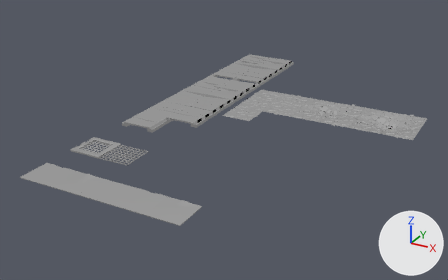
Before and after pictures for a commit that changed the FBX model Assets/Art/Models/Environment/Architecture/Floors.fbx.
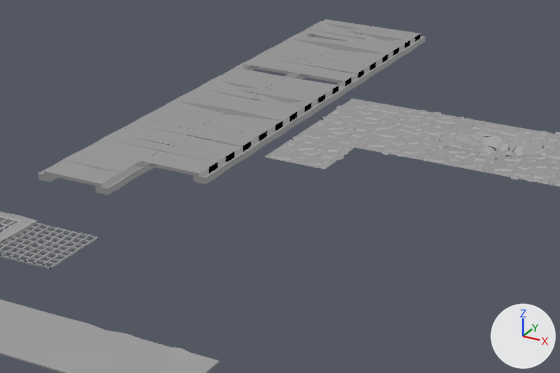
Each version is shown whole from a 50 mm camera at (-4.23, -10.23, 7.5) aimed at (-13.07, 5.85, -0.53), then close up on the part from 23% to 79% of the width and 16% to 76% of the height. Every picture has the same lights, and +X, +Y and +Z are marked at lower right. Where no turn or scale is listed for an object, it has been applied to the vertices.

The first close-up shows 'CarpetCornerDecorated', 'CarpetFlat', 'CarpetSideDecorated', 'FloorMetalGrating', 'FloorStone1x1', 'FloorStone2x2', 'FloorStone2x2Uneven1', 'FloorWood1x1', 'FloorWood2x2Broken1', 'FloorWood2x2Broken2', 'FloorWood2x2Normal', 'FloorWood2x2Worn'.
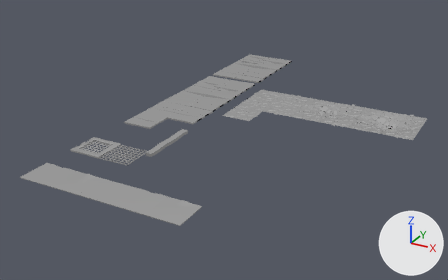
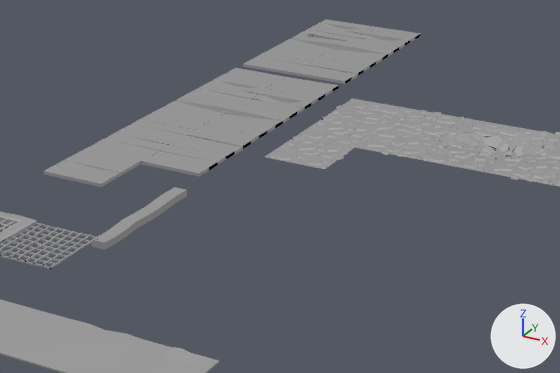
Pixel boxes [x1, y1, x2, y2] of what changed, in the close-ups (560 x 373 px):
'FloorWood2x2Normal', reshaped (11% shorter): before [80, 110, 273, 184]; after [85, 110, 267, 176]
'FloorWood2x2Worn', reshaped (6% narrower, 11% shorter): before [153, 76, 331, 140]; after [158, 76, 325, 133]
'FloorWood2x2Broken1', reshaped (12% shorter): before [217, 46, 381, 103]; after [221, 46, 376, 96]
'FloorWood2x2Broken2', reshaped (12% shorter): before [272, 19, 425, 70]; after [277, 19, 421, 64]
'FloorWood1x1', reshaped (11% narrower, 17% shorter): before [38, 149, 147, 195]; after [44, 149, 141, 187]
'FloorWoodSupport', added: after [92, 187, 187, 250]
part 1 of me_floorwood2x2normal_001, deleted: before [80, 112, 152, 151]
part 2 of me_floorwood2x2normal_001, deleted: before [193, 133, 273, 184]
part 3 of me_floorwood2x2worn_001, deleted: before [153, 77, 217, 112]
part 4 of me_floorwood2x2worn_001, deleted: before [267, 96, 331, 140]
part 5 of me_floorwood1x1_001, deleted: before [95, 164, 147, 195]
part 6 of me_floorwood1x1_001, deleted: before [38, 151, 80, 182]
part 7 of me_floorwood2x2broken1_001, deleted: before [217, 48, 272, 78]
part 8 of me_floorwood2x2broken1_001, deleted: before [325, 64, 381, 103]
part 9 of me_floorwood2x2broken1_001, deleted: before [284, 74, 339, 88]
part 10 of me_floorwood2x2broken2_001, deleted: before [272, 21, 322, 48]
part 11 of me_floorwood2x2broken2_001, deleted: before [377, 36, 425, 70]

The change, as a diff of the scene's bpy script:
```diff
--- a/Assets/Art/Models/Environment/Architecture/Floors.fbx.py
+++ b/Assets/Art/Models/Environment/Architecture/Floors.fbx.py
@@ me_floorwood2x2worn_001 @@
 me_floorwood2x2worn_001.from_pydata(...)  # 441 vertices, 370 faces; spans x -1.11..1.11, y -1.0..1.0, z -0.18..0.04
+# me_floorwood2x2worn_001 part 3: the loose piece of 36 vertices spanning x -1.11..-0.89, y -1.0..1.0, z -0.15..-0.05 is deleted
+# me_floorwood2x2worn_001 part 4: the loose piece of 36 vertices spanning x 0.89..1.11, y -1.0..1.0, z -0.15..-0.05 is deleted
 me_floorwood2x2worn_001.materials.append(mat_imphenziapixpal)
@@ me_floorwood1x1_001 @@
 me_floorwood1x1_001.from_pydata(...)  # 168 vertices, 140 faces; spans x -0.61..0.61, y -0.5..0.5, z -0.15..0.007
+# me_floorwood1x1_001 part 5: the loose piece of 20 vertices spanning x 0.39..0.61, y -0.5..0.5, z -0.15..-0.05 is deleted
+# me_floorwood1x1_001 part 6: the loose piece of 20 vertices spanning x -0.61..-0.39, y -0.5..0.5, z -0.15..-0.05 is deleted
 me_floorwood1x1_001.materials.append(mat_imphenziapixpal)
@@ me_floorwood2x2normal_001 @@
 me_floorwood2x2normal_001.from_pydata(...)  # 373 vertices, 302 faces; spans x -1.11..1.11, y -1.0..1.0, z -0.16..0.01
+# me_floorwood2x2normal_001 part 1: the loose piece of 36 vertices spanning x -1.11..-0.89, y -1.0..1.0, z -0.15..-0.05 is deleted
+# me_floorwood2x2normal_001 part 2: the loose piece of 36 vertices spanning x 0.89..1.11, y -1.0..1.0, z -0.15..-0.05 is deleted
 me_floorwood2x2normal_001.materials.append(mat_imphenziapixpal)
@@ me_floorwood2x2broken1_001 @@
-me_floorwood2x2broken1_001.from_pydata(...)  # 345 vertices, 280 faces; spans x -1.11..1.11, y -1.0..1.0, z -0.16..0.01
+me_floorwood2x2broken1_001.from_pydata(...)  # 228 vertices, 170 faces; spans x -1.0..1.01, y -1.0..1.0, z -0.07..0.01
+# me_floorwood2x2broken1_001 part 7: the loose piece of 36 vertices spanning x -1.11..-0.89, y -1.0..1.0, z -0.15..-0.05 is deleted
+# me_floorwood2x2broken1_001 part 8: the loose piece of 36 vertices spanning x 0.89..1.11, y -1.0..1.0, z -0.15..-0.05 is deleted
+# me_floorwood2x2broken1_001 part 9: 45 vertices removed from x -0.11..0.11, y -1.0..1.0, z -0.16..-0.05
 me_floorwood2x2broken1_001.materials.append(mat_imphenziapixpal)
@@ me_floorwood2x2broken2_001 @@
 me_floorwood2x2broken2_001.from_pydata(...)  # 443 vertices, 371 faces; spans x -1.11..1.11, y -1.0..1.0, z -0.18..0.04
+# me_floorwood2x2broken2_001 part 10: the loose piece of 36 vertices spanning x -1.11..-0.89, y -1.0..1.0, z -0.15..-0.05 is deleted
+# me_floorwood2x2broken2_001 part 11: the loose piece of 36 vertices spanning x 0.89..1.11, y -1.0..1.0, z -0.15..-0.05 is deleted
 me_floorwood2x2broken2_001.materials.append(mat_imphenziapixpal)
@@ ob_floorwoodsupport @@
+ob_floorwoodsupport = bpy.data.objects.new('FloorWoodSupport', me_floorwoodsupport_001)  # 45 vertices, 42 faces; spans x -0.11..0.11, y -1.0..1.0, z -0.16..-0.05; in mat_imphenziapixpal (its picture is missing)
+ob_floorwoodsupport.location = (-14.0, 4.0, 0.0)
```
